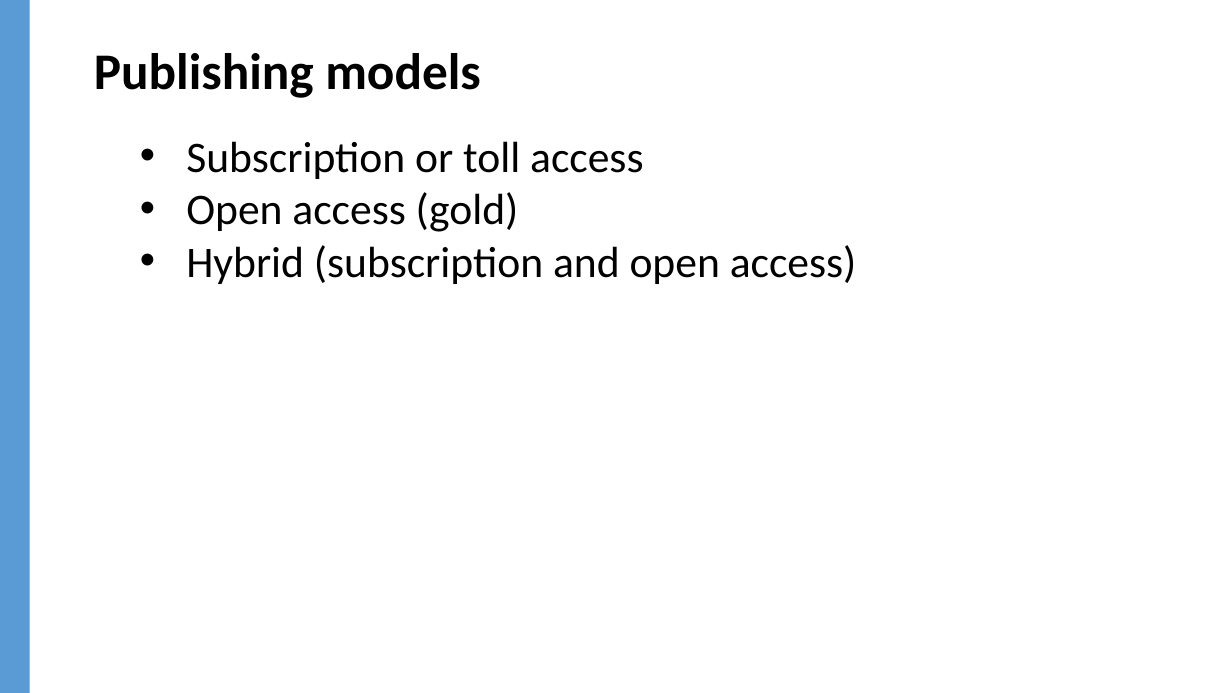
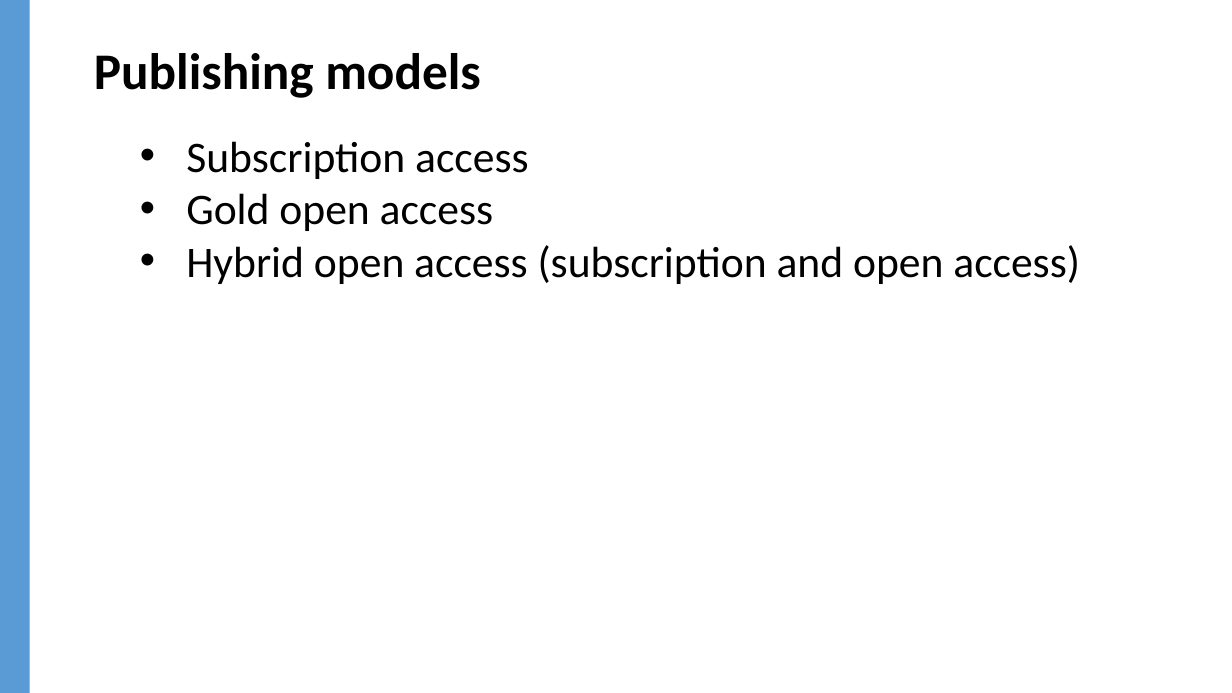
Before and after one commit to jylisadoney/jylisadoney.github.io, a slide deck: slide 9 of media/JylisaDoney_ACRL-ScholarlyCommunicationsCookbook_KeyIngredients.pptx. Drawn at 1232x693 pixels with LibreOffice and Linux fonts; fonts in the diff are those of the drawing; background and template pictures are left out. Boxes give left, top, right and bottom in pixels: in the first picture for what was removed or moved away, otherwise in the second. Text is boxed around its words. In the diff, an @@ line names an element or a change of style, - is before the commit and + after.

```diff
--- a/media/JylisaDoney_ACRL-ScholarlyCommunicationsCookbook_KeyIngredients.pptx
+++ b/media/JylisaDoney_ACRL-ScholarlyCommunicationsCookbook_KeyIngredients.pptx
@@ text at (x1=186, y1=141, x2=1080, y2=284): text changed @@
-• Subscription or toll access
-• Open access (gold)
-• Hybrid (subscription and open access)
+• Subscription access
+• Gold open access
+• Hybrid open access (subscription and open access)
```
Also in this commit, not shown: 6 other slides changed, 1 other file.
